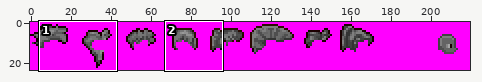
A sprite sheet gets an edit: Textures/hairsTileset.png. Above: a wide view before the commit, with the close-up outlined.
Close-up. As it was:
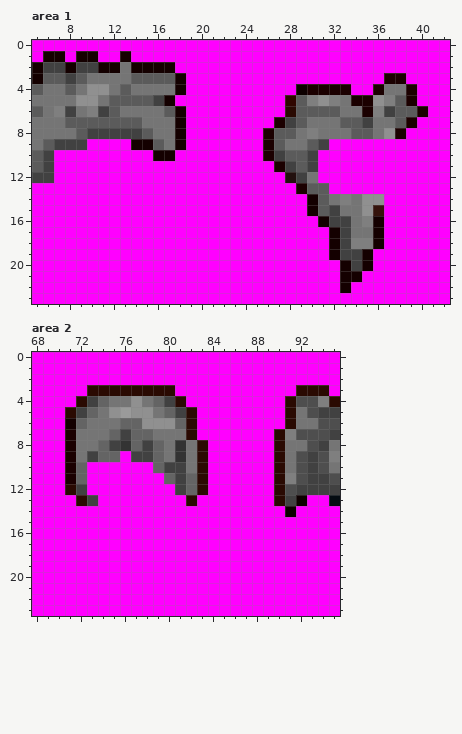
The file is 220x24 pixels. Colours within 5 levels of each other are drawn and written as one. Shown: area 1: x 5..42, y 0..23; area 2: x 68..95, y 0..23. The commit also changed other parts of the picture, which this record leaves out.
The same view after the edit:
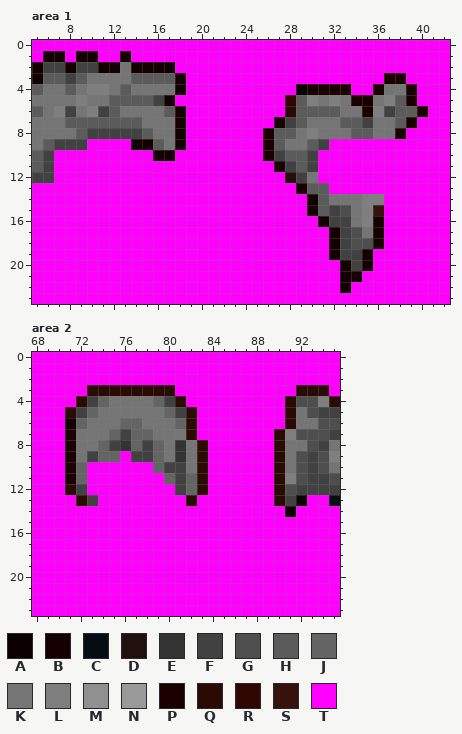
Palette (. is transparent): A #0d0000  B #140000  C #050c12  D #22100e  E #333333  F #414141  G #4e4e4e  H #5b5b5b  J #646464  K #757575  L #7f7f7f  M #909090  N #9a9a9a  P #1b0000  Q #2a0a02  R #300600  S #35130c  T #ff00ff
Difference:
Area 1:
Colour K becomes colour G in row 15 at x 33; in row 17 at x 34.
Colour L becomes colour G in row 18 at x 34 to 35.
Colour L becomes colour K in row 14 at x 33.
Colour M becomes colour K in row 5 at x 10, 31 and 36; in row 8 at x 37.
Colour M becomes colour L in row 4 at x 10 to 11; in row 5 at x 9; in row 14 at x 35 to 36; in row 15 at x 35.
Area 2:
Colour M becomes colour K in row 4 at x 77; in row 5 at x 75 and 77 to 78; in row 6 at x 78 to 80.
Colour N becomes colour K in row 5 at x 76.
Boxes around the changes in both close-ups, in picture pixels (x1, y1, x2, y2):
changed: (76, 84, 109, 106)
changed: (318, 95, 329, 106)
changed: (373, 95, 395, 139)
changed: (340, 194, 384, 249)
changed: (109, 396, 175, 429)
